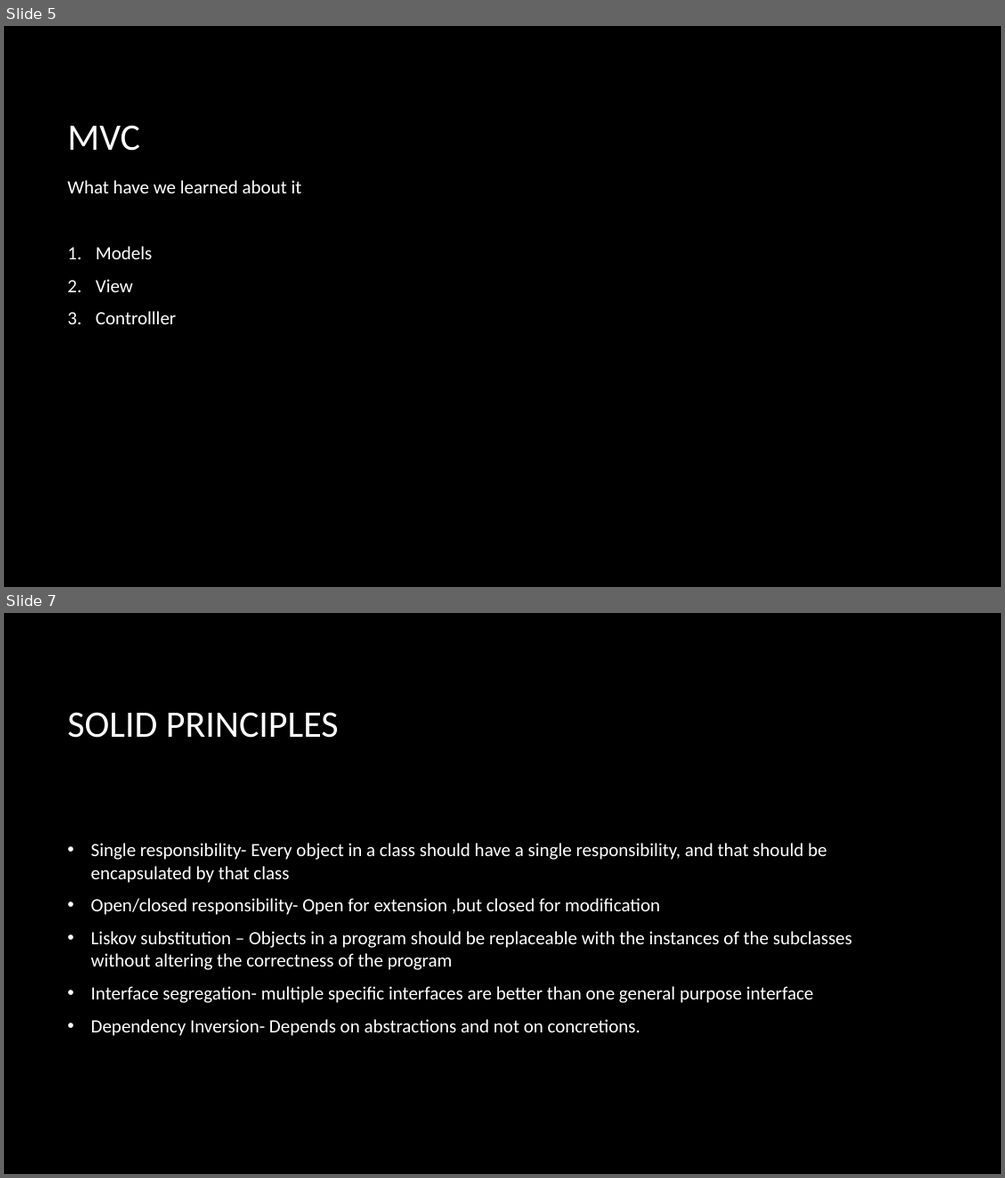
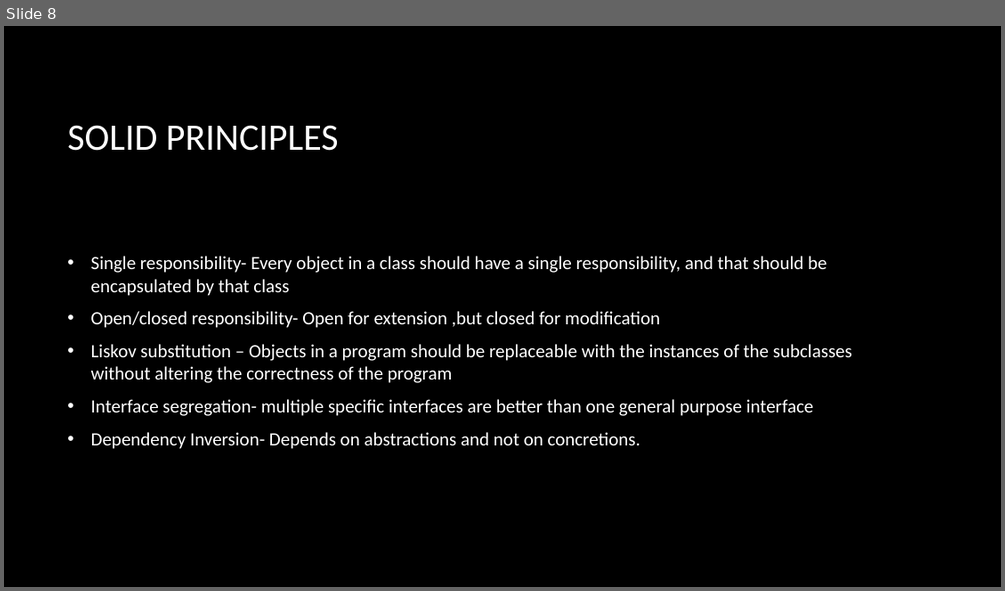
Before and after one commit to KBarros2014/TEAMB, a slide deck: site/documents/Final Presentation/final presentation.pptx. Shown one above the other, each under a label of ours: slides 5 and 7 before the commit, slide 8 after it; the slides between them are not shown. The pictures are 1005x1178 and 1005x591 pixels, drawn with LibreOffice and Linux fonts; fonts in the diff are those of the drawing; background and template pictures are left out. Boxes give left, top, right and bottom in pixels: in the first picture for what was removed or moved away, otherwise in the second. Text is boxed around its words. In the diff, an @@ line names an element or a change of style, - is before the commit and + after.

```diff
--- a/site/documents/Final Presentation/final presentation.pptx
+++ b/site/documents/Final Presentation/final presentation.pptx
@@ slide 5 removed at (x1=4, y1=26, x2=1001, y2=587), background picture (left out) @@
@@ title removed at (x1=67, y1=125, x2=140, y2=151) @@
-MVC
@@ text removed at (x1=67, y1=180, x2=302, y2=324) @@
-What have we learned about it
-1. Models
-2. View
-3. Controlller
@@ what was slide 7 is now slide 8 @@
```
Also in this commit, not shown: 2 slides changed, 6 slides added, 4 other slides removed.
